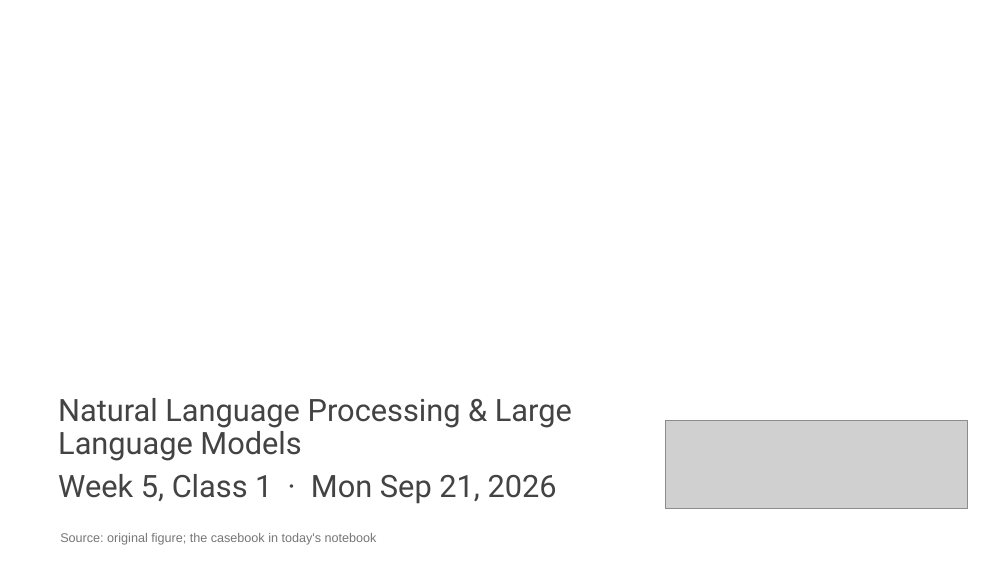
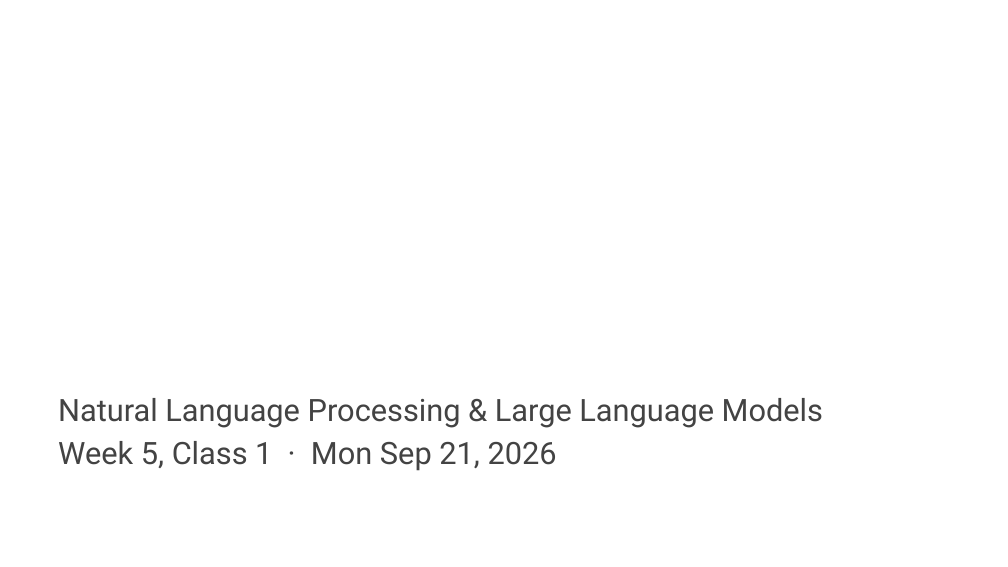
Before and after one commit to edavalosanaya/CSCI3495_NLP_LLMs_Student, a slide deck: slide 1 of weeks/week-05/class-01/lecture/slides.pptx. Drawn at 1008x567 pixels with LibreOffice and Linux fonts; fonts in the diff are those of the drawing; grey boxes stand for pictures; background and template pictures are left out. Boxes give left, top, right and bottom in pixels: in the first picture for what was removed or moved away, otherwise in the second. Text is boxed around its words. In the diff, an @@ line names an element or a change of style, - is before the commit and + after.

Commit message:
Publish course materials (5fef3de2)
Generated by scripts/publish_student.py from the source repository at 5fef3de2: "W5C1 becomes the reference for the live-taught pattern, and the pattern becomes the default"

```diff
--- a/weeks/week-05/class-01/lecture/slides.pptx
+++ b/weeks/week-05/class-01/lecture/slides.pptx
@@ subtitle "Natural Language Processing & Large ..." rewrapped from [58, 398, 572, 504] to [58, 398, 823, 471] @@
@@ picture removed at [665, 420, 968, 508] @@
@@ text removed at [60, 533, 377, 545] @@
-Source: original figure; the casebook in today's notebook
```
Also in this commit, not shown: 5 other slides changed, 3 slides added, 3 slides removed, 2 other files.
